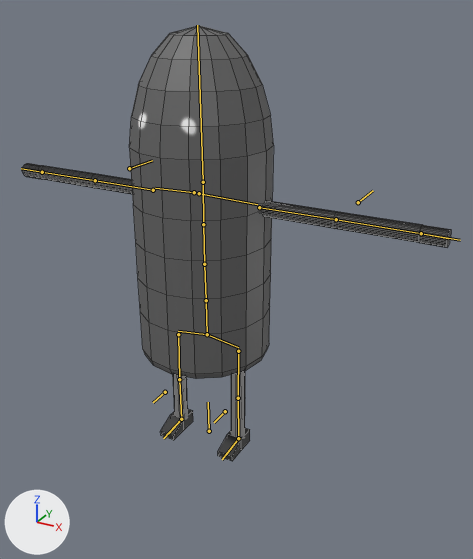
What one commit did to the Blender file player.blend.
The view is the same before and after, from a camera (50 mm lens) standing at (2.16, -3.47, 3.07) and looking at (0.34, -0.16, 1.42). The axes (+X, +Y, +Z) are drawn at lower left. The lights are the same throughout. The bones that bend it are drawn over the model as lines. Mesh edges are drawn as thin lines on the coarser meshes.

Objects in the first picture: 'body'.
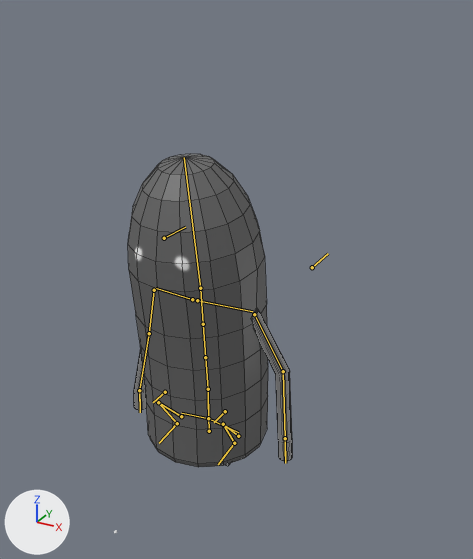
The newer file adds an action. The first version stands in its rest pose; the second is drawn at frame 0 of the action '09_sitUpToIdle'.

What the commit changed:
Bone 'spine' (bone_spine) moves from (0.0, 0.0, 0.0) to (0.0, -0.718, 0.006).
Bone 'spine.001' (bone_spine_001) turns from (0, 0, 0) to (3, 0, 0) degrees about its own x, y and z.
Bone 'spine.002' (bone_spine_002) turns from (0, 0, 0) to (1, 0, 0) degrees about its own x, y and z.
Bone 'spine.003' (bone_spine_003) turns from (0, 0, 0) to (1, 0, 0) degrees about its own x, y and z.
Bone 'spine.004' (bone_spine_004) turns from (0, 0, 0) to (3, 0, 0) degrees about its own x, y and z.
Bone 'elbowIk.L' (bone_elbowik_l) moves from (0.0, 0.0, 0.0) to (0.531, 0.0, -0.246).
Bone 'handIk.L' (bone_handik_l) moves from (0.0, 0.0, 0.0) to (1.661, -0.772, -0.097).
Bone 'handIk.L' (bone_handik_l) turns from (0, 0, 0) to (-3, -4, -87) degrees about its own x, y and z.
Bone 'elbowIk.R' (bone_elbowik_r) moves from (0.0, 0.0, 0.0) to (-0.531, 0.0, -0.246).
Bone 'handIk.R' (bone_handik_r) moves from (0.0, 0.0, 0.0) to (-1.661, -0.772, -0.097).
Bone 'handIk.R' (bone_handik_r) turns from (0, 0, 0) to (-3, 4, 87) degrees about its own x, y and z.
Bone 'footIk.L' (bone_footik_l) moves from (0.0, 0.0, 0.0) to (-0.002, 0.062, -0.005).
Bone 'footIk.R' (bone_footik_r) moves from (0.0, 0.0, 0.0) to (0.002, 0.062, -0.005).

Changed parts and their boxes [x1, y1, x2, y2] in the pictures (473 x 559 px):
'body', posed (62% narrower, 28% shorter): before [22, 25, 451, 461]; after [128, 154, 292, 467]
bone 'spine', root to tip: before (207, 334) to (206, 300); after (208, 418) to (208, 389)
bone 'spine.001', root to tip: before (206, 300) to (204, 264); after (208, 389) to (205, 357)
bone 'spine.002', root to tip: before (204, 264) to (203, 224); after (205, 357) to (203, 324)
bone 'spine.003', root to tip: before (203, 224) to (203, 182); after (203, 324) to (200, 288)
bone 'spine.004', root to tip: before (203, 182) to (197, 25); after (200, 288) to (184, 157)
bone 'elbowIk.L', root to tip: before (358, 202) to (373, 190); after (312, 267) to (328, 253)
bone 'handIk.L', root to tip: before (421, 233) to (460, 240); after (285, 438) to (285, 463)
bone 'elbowIk.R', root to tip: before (129, 168) to (152, 160); after (164, 238) to (185, 227)
bone 'handIk.R', root to tip: before (42, 172) to (21, 168); after (139, 390) to (140, 412)
bone 'footIk.L', root to tip: before (238, 438) to (222, 459); after (234, 443) to (218, 464)
bone 'footIk.R', root to tip: before (181, 419) to (163, 438); after (177, 423) to (159, 443)
